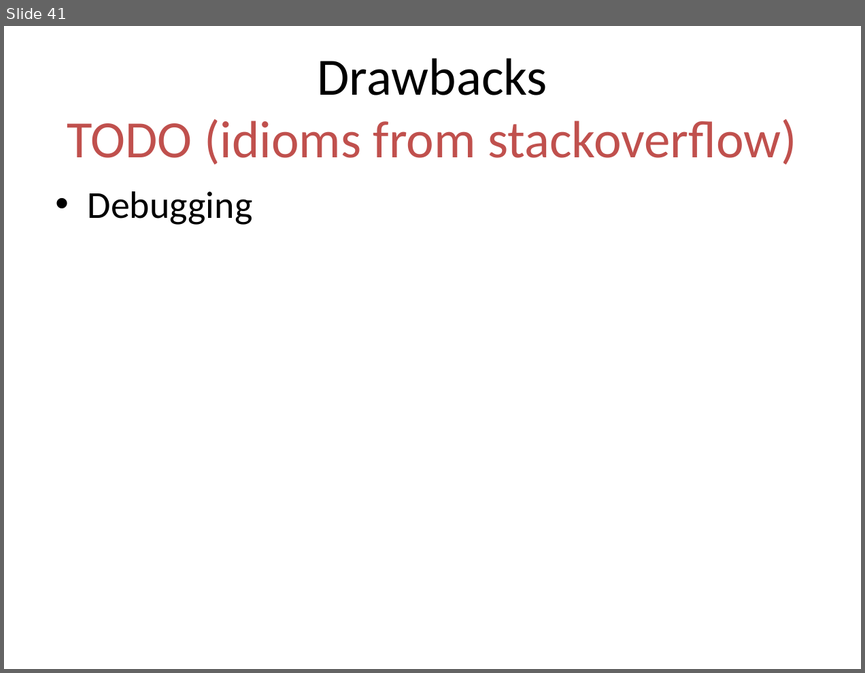
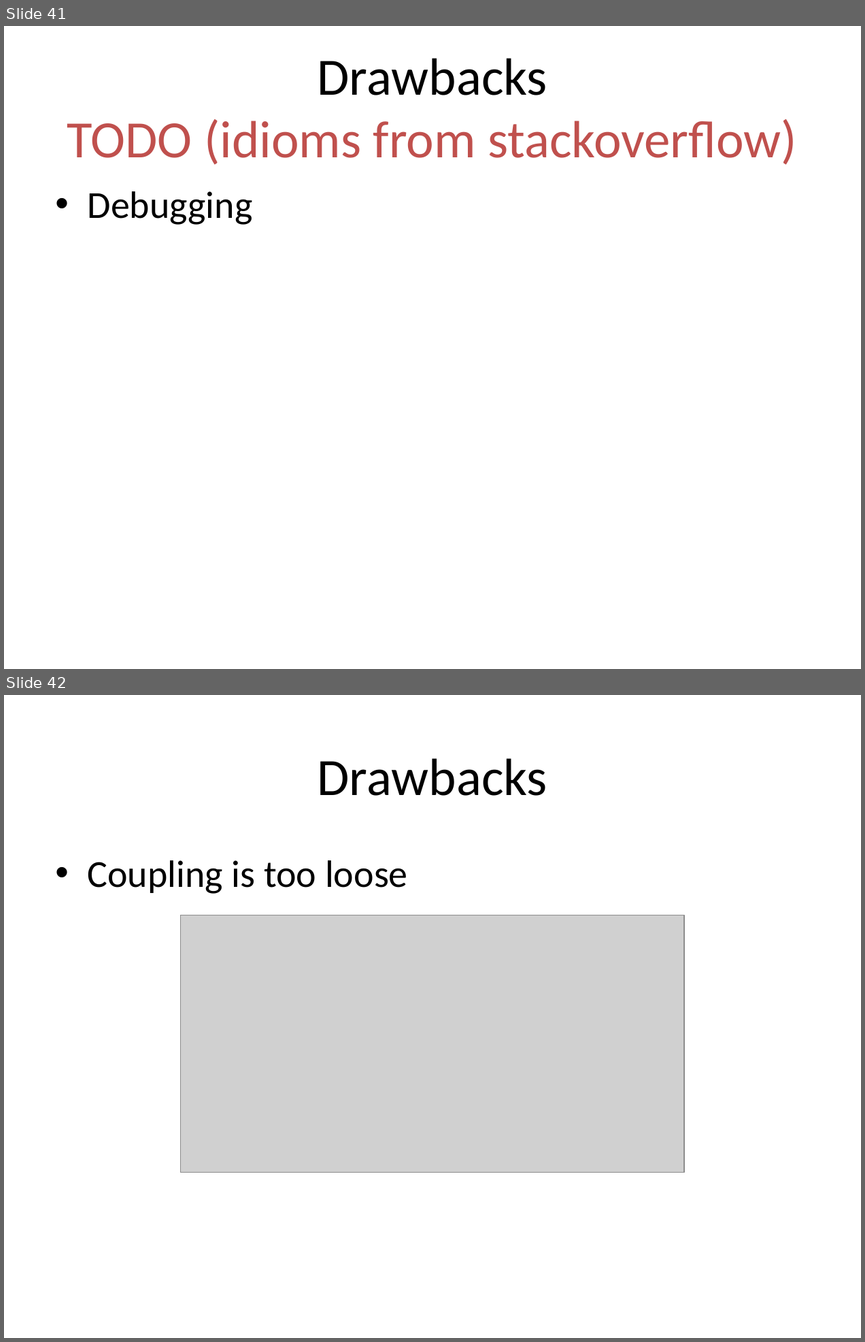
Before and after one commit to kamyu104/GofPatterns, a slide deck: Effective patterns.ppt. Shown one above the other, each under a label of ours: slide 41 before the commit, slides 41 and 42 after it. The pictures are 865x673 and 865x1342 pixels, drawn with LibreOffice and Linux fonts; fonts in the diff are those of the drawing; grey boxes stand for pictures. Boxes give left, top, right and bottom in pixels: in the first picture for what was removed or moved away, otherwise in the second. Text is boxed around its words. In the diff, an @@ line names an element or a change of style, - is before the commit and + after.

Commit message:
more content for topic drawbacks

```diff
--- a/Effective patterns.ppt
+++ b/Effective patterns.ppt
@@ slide 42 added at <box>4,695,861,1338</box>, background #FFFFFF @@
@@ title added at <box>317,758,547,796</box>, 44 pt, text #000000 @@
+Drawbacks
@@ text added at <box>88,860,408,894</box>, 32 pt, text #000000 @@
+• Coupling is too loose
@@ picture added at <box>181,915,683,1172</box> @@
```
Also in this commit, not shown: 2 other slides added, 1 other file.
